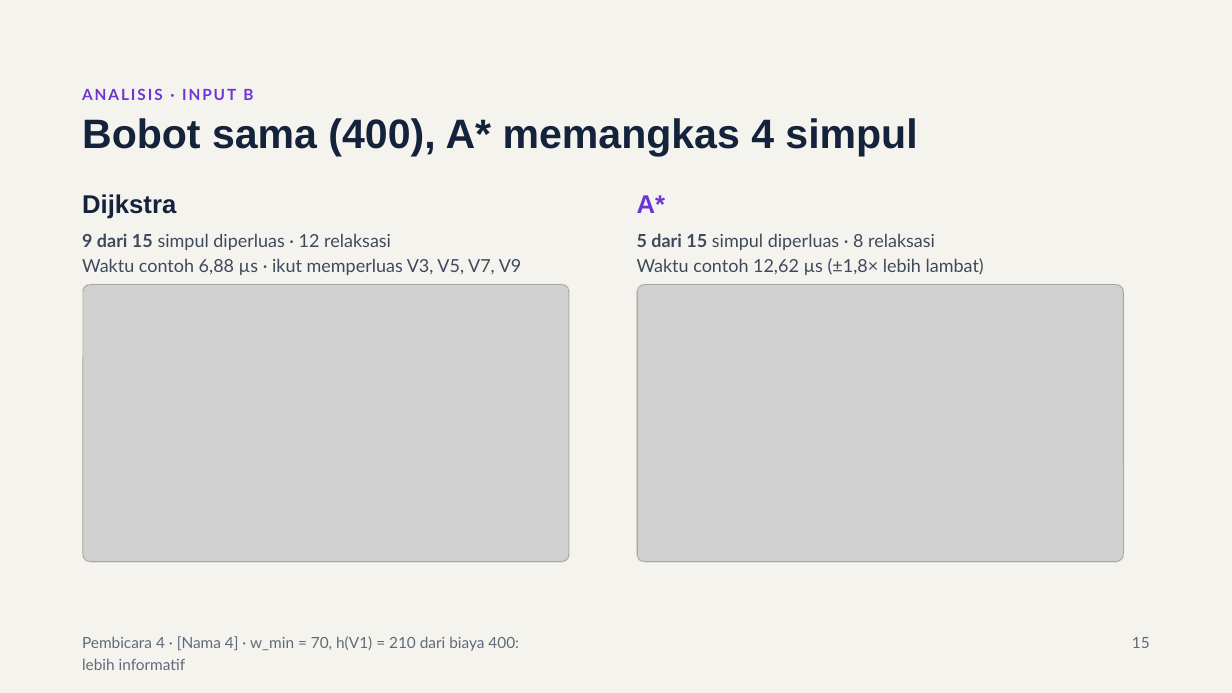
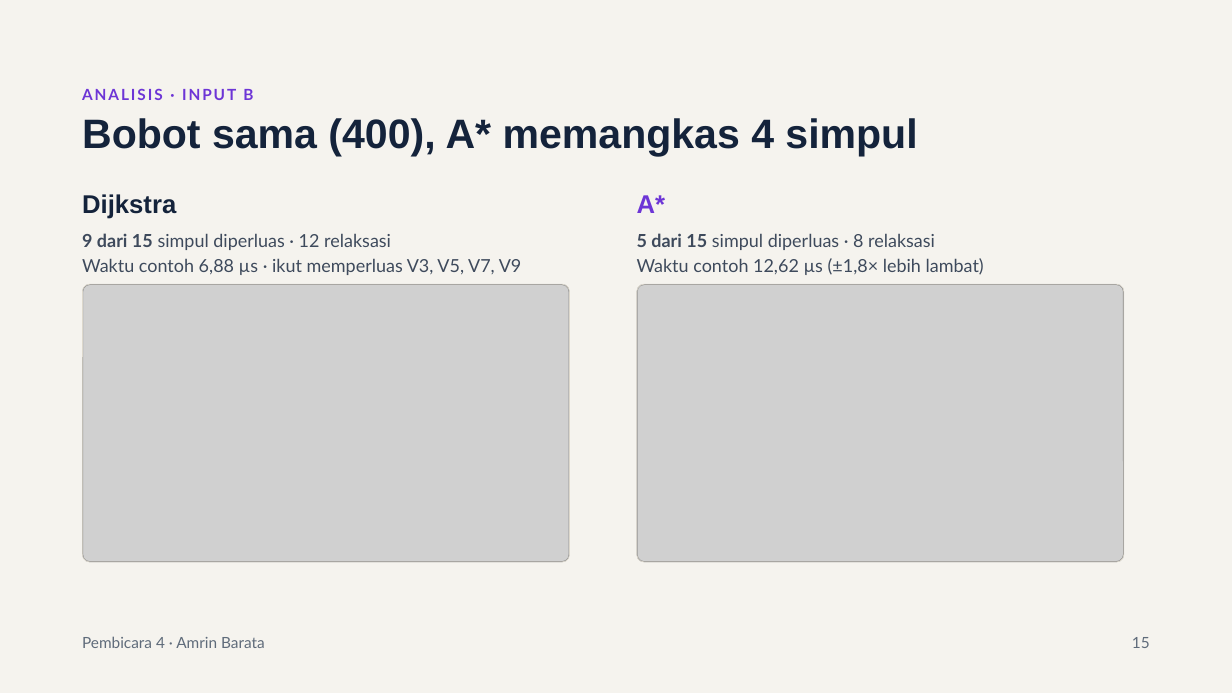
Before and after one commit to khaidir/Algoritma-Shortest-Path, a slide deck: slide 15 of Docs/Slide Presentasi Tugas 1 – Shortest Path Dijkstra vs A.pptx. Drawn at 1232x693 pixels with LibreOffice and Linux fonts; fonts in the diff are those of the drawing; grey boxes stand for pictures. Boxes give left, top, right and bottom in pixels: in the first picture for what was removed or moved away, otherwise in the second. Text is boxed around its words. In the diff, an @@ line names an element or a change of style, - is before the commit and + after.

```diff
--- a/Docs/Slide Presentasi Tugas 1 – Shortest Path Dijkstra vs A.pptx
+++ b/Docs/Slide Presentasi Tugas 1 – Shortest Path Dijkstra vs A.pptx
@@ text at box(82, 636, 265, 648): text changed @@
-Pembicara 4 · [Nama 4] · w_min = 70, h(V1) = 210 dari biaya 400: lebih informatif
+Pembicara 4 · Amrin Barata
```
Also in this commit, not shown: 18 other slides changed.
